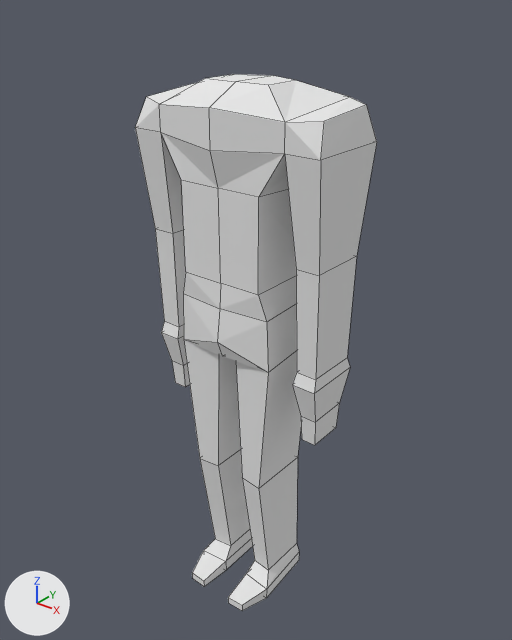
The Blender file Games/Assets/Superhero/Syperhero.blend, before and after one commit.
Rendered twice from a camera (50 mm lens) standing at (9.05, -11.15, 4.72) and looking at (-0.02, 0.2, -2.31). Lighting does not change. The marker at lower left points along +X, +Y and +Z. Mesh edges are drawn as thin lines.
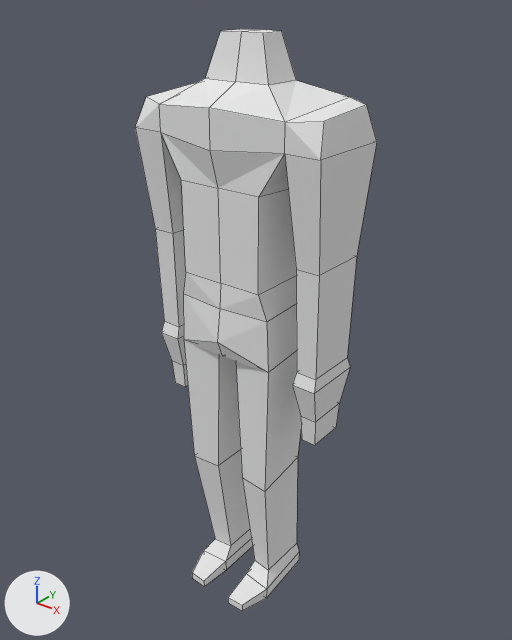
What differs and where, as boxes (x1, y1, x2, y2) in the pictures (512 x 640 px; the box of a moved part takes in the faces that stretch with it):
```json
{"object": "Cube", "change": "reshaped", "before": [135, 74, 377, 611], "after": [135, 29, 377, 611], "on screen": "8% taller"}
{"part": 1, "of": "me_cube", "change": "built on", "before": [206, 74, 296, 85], "after": [206, 29, 296, 85]}
{"part": 2, "of": "me_cube", "change": "moved or reshaped", "before": [184, 340, 301, 570], "after": [184, 340, 301, 570]}
```

Scene script edits in JSON lines:
```json
{"block": "me_cube", "where": "me_cube.from_pydata(...)  # 76 vertices, 67 faces, 1 loose edge; spans x 0.0..2.32, y -1.45..1.27, z -9.43..2.93"}
{"block": "me_cube", "where": "# used by ob_cube; location = (0.0, 0.0, 0.0)"}
{"block": "me_cube", "where": "# verts and faces of me_cube; kept vertices keep their numbers, new ones are numbered from 76"}
{"block": "me_cube", "where": "# before: 16 (0.78, 0.43, 2.93) at pixel (296, 80), 17 (0.78, -0.43, 2.93) at pixel (268, 85), 18 (0.0, 0.74, 2.93) at pixel (273, 75), 19 (0.0, -0.43, 2.93) at pixel (235, 81)"}
{"block": "me_cube", "where": "# before: 57 (0.93, -0.88, -5.95) at pixel (258, 488)"}
{"block": "me_cube", "change": "me_cube part 1"}
{"op": "add", "block": "me_cube", "code": "delete_faces([(16, 18, 19, 17)])"}
{"op": "add", "block": "me_cube", "code": "verts[76] = (0.51, 0.31, 3.79)  # pixel (281, 31)"}
{"op": "add", "block": "me_cube", "code": "verts[77] = (0.51, -0.25, 3.79)  # pixel (263, 33)"}
{"op": "add", "block": "me_cube", "code": "verts[78] = (0.0, 0.51, 3.79)  # pixel (266, 29)"}
{"op": "add", "block": "me_cube", "code": "verts[79] = (0.0, -0.25, 3.79)  # pixel (241, 31)"}
{"op": "add", "block": "me_cube", "code": "faces += [(17, 77, 79, 19), (76, 78, 79, 77), (16, 76, 77, 17), (16, 18, 78, 76)]"}
{"block": "me_cube", "change": "me_cube part 2"}
{"op": "add", "block": "me_cube", "code": "verts[57] = (1.1, -0.88, -5.95)  # moved, pixel (264, 491)"}
```
